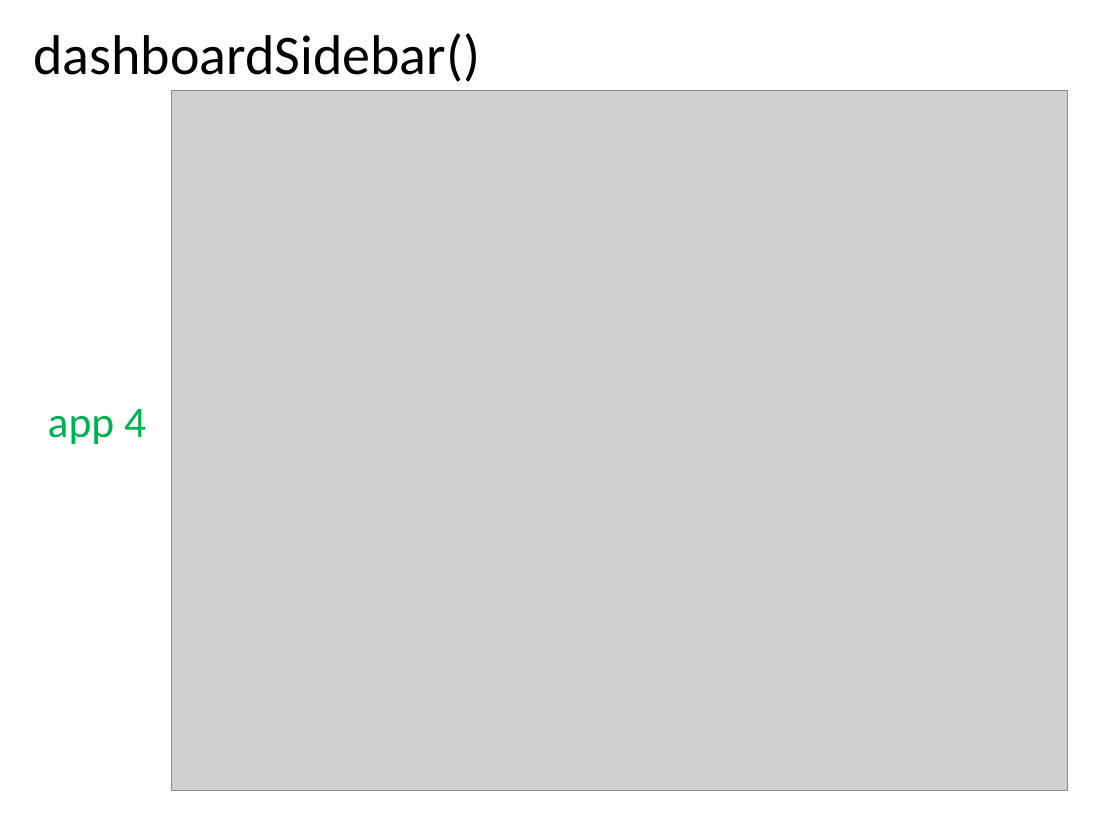
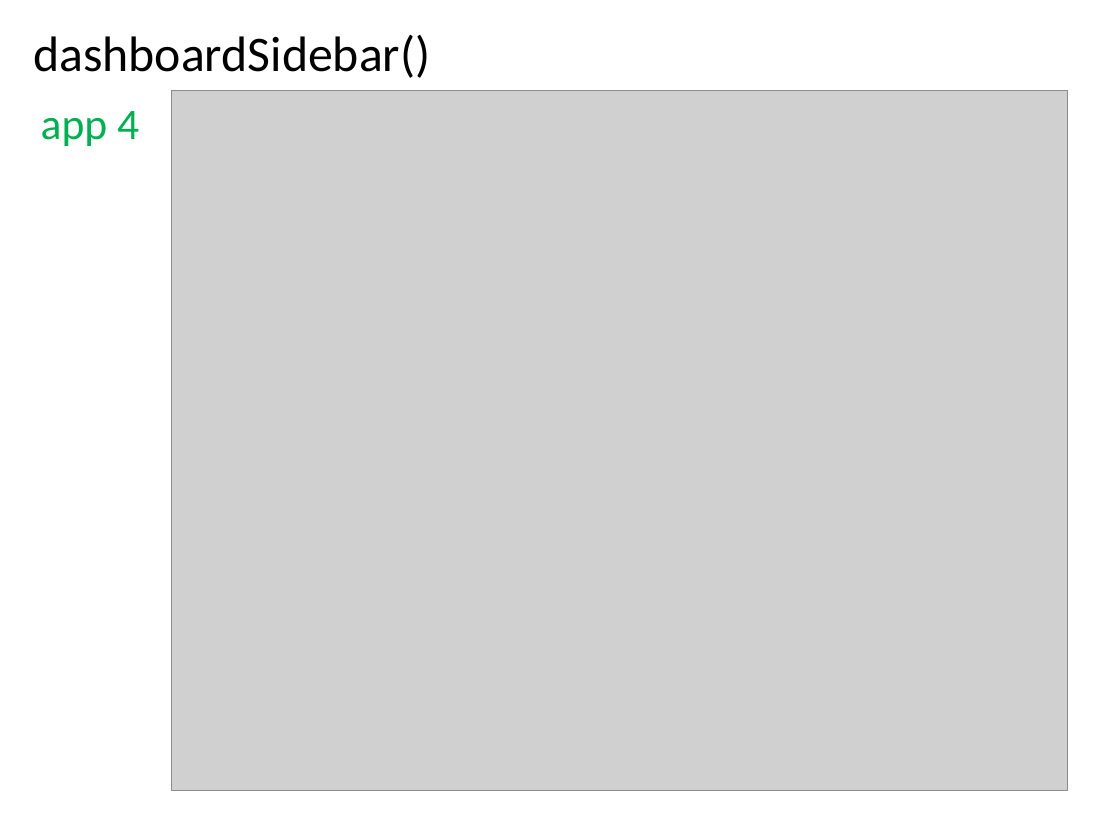
Before and after one commit to vburguete/taller_shiny, a slide deck: slide 7 of documentation/Shiny.pptx. Drawn at 1120x840 pixels with LibreOffice and Linux fonts; fonts in the diff are those of the drawing; grey boxes stand for pictures. Boxes give left, top, right and bottom in pixels: in the first picture for what was removed or moved away, otherwise in the second. Text is boxed around its words. In the diff, an @@ line names an element or a change of style, - is before the commit and + after.

```diff
--- a/documentation/Shiny.pptx
+++ b/documentation/Shiny.pptx
@@ text "dashboardSidebar()" at (33, 35, 430, 78): size 36 to 32 pt @@
@@ text "app 4": place and size @@
-text "app 4" at (48, 409, 146, 444)
+text "app 4" at (41, 111, 139, 146)
```
Also in this commit, not shown: 9 other slides changed, 5 slides added, 1 slide removed.
